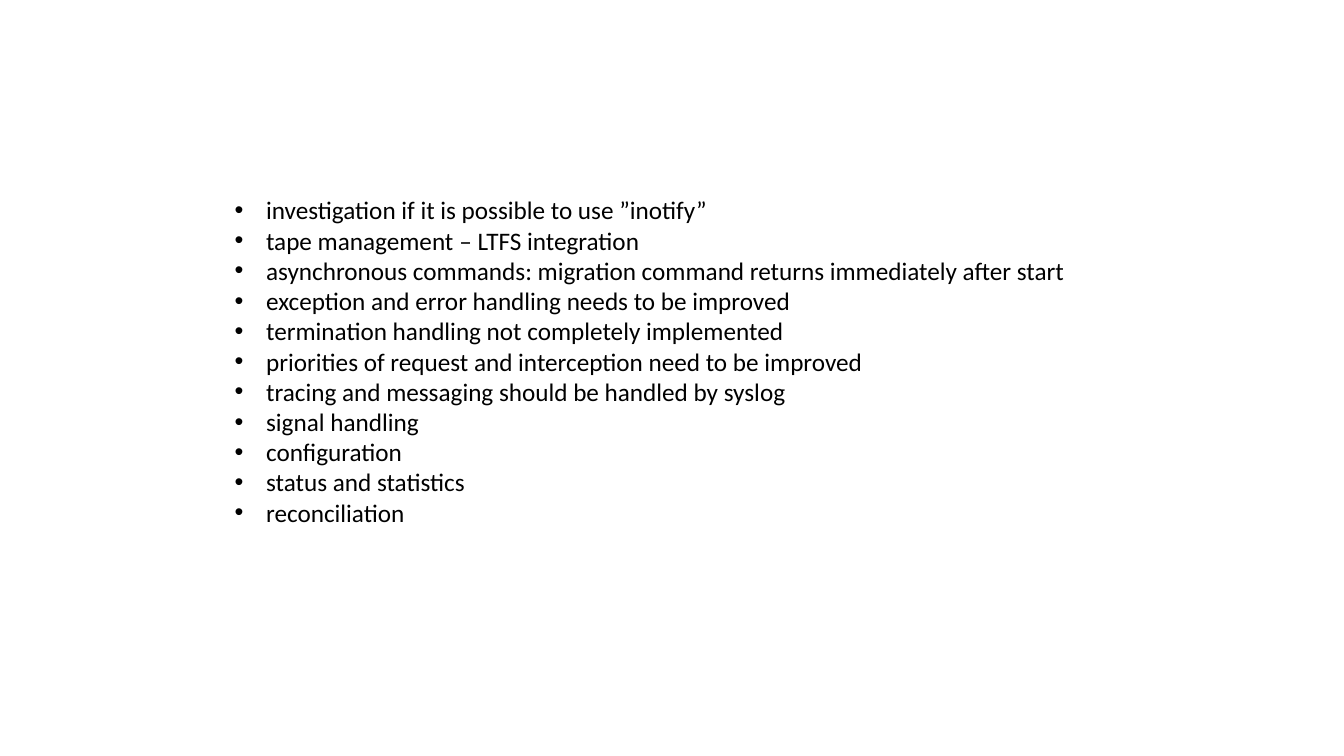
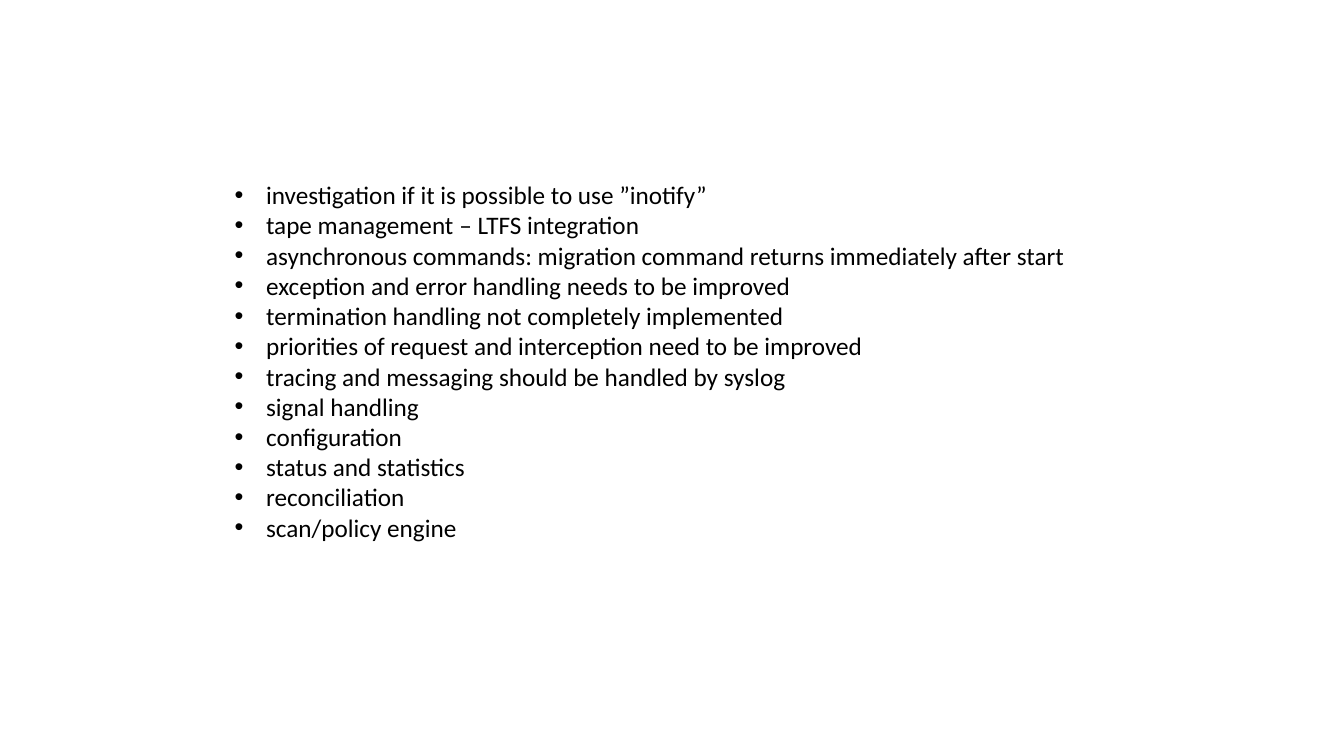
Before and after one commit to IBM/LTFS-Data-Management, a slide deck: slide 1 of documents/todos.pptx. Drawn at 1344x756 pixels with LibreOffice and Linux fonts; fonts in the diff are those of the drawing. Boxes give left, top, right and bottom in pixels: in the first picture for what was removed or moved away, otherwise in the second. Text is boxed around its words. In the diff, an @@ line names an element or a change of style, - is before the commit and + after.

Commit message:
added todo

```diff
--- a/documents/todos.pptx
+++ b/documents/todos.pptx
@@ text "investigation if it is possible ...": place and size @@
-text "investigation if it is possible ..." at (266, 201, 1064, 522)
+text "investigation if it is possible ..." at (266, 186, 1064, 542)
@@ text at (266, 519, 456, 542): paragraph added @@
+• scan/policy engine
```
